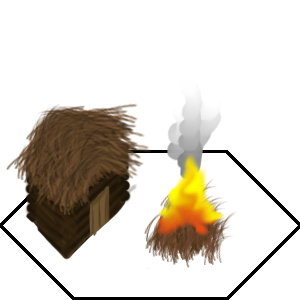
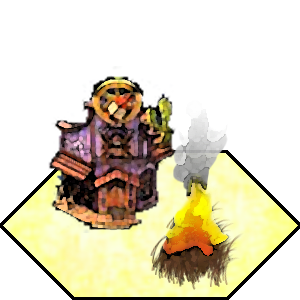
Revision of a layered (300, 300) image; what changed, layer by layer:
removed layer "Fire" over [152, 147, 224, 242]
renamed "Layer 4" to "Layer 2", painted on it over [150, 81, 244, 290]
removed layer "Shape 1" over [37, 119, 238, 268]
painted on "Layer 1" over [3, 66, 298, 297]
showed "Layer 3", painted on it over [3, 66, 298, 297]
renamed "Layer 5" to "Layer 0", moved it below "Layer 3", painted on it over [3, 103, 298, 297]
removed layer "Layer 5 copy" over [31, 103, 152, 181]
removed layer "Door" over [89, 185, 110, 237]
removed layer "Guts" over [35, 141, 150, 270]
removed layer "Left edge" over [23, 163, 38, 229]
